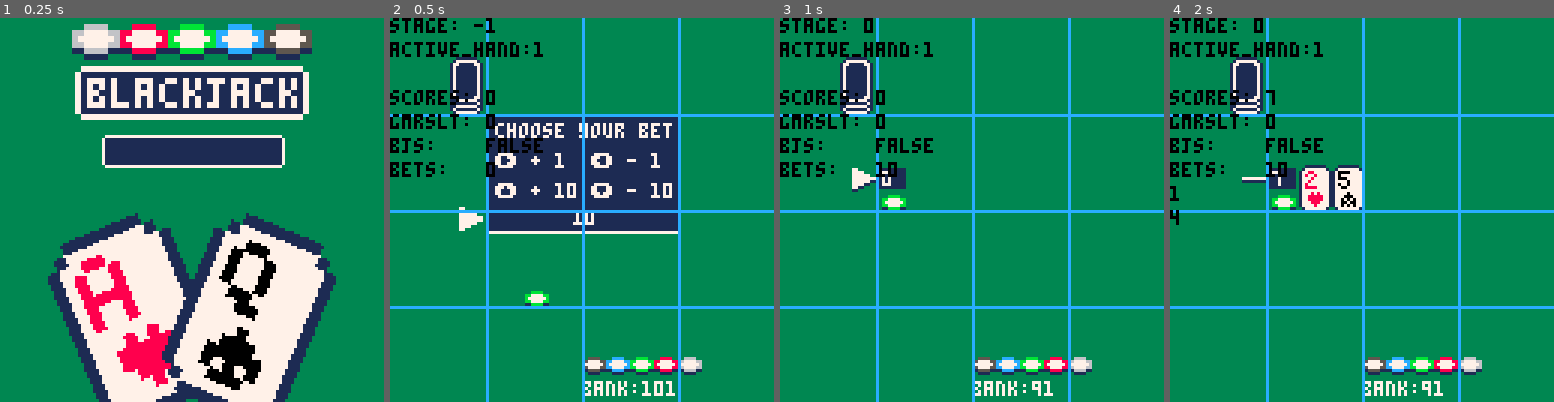
Above: before the commit, frames 1-4 (left to right).
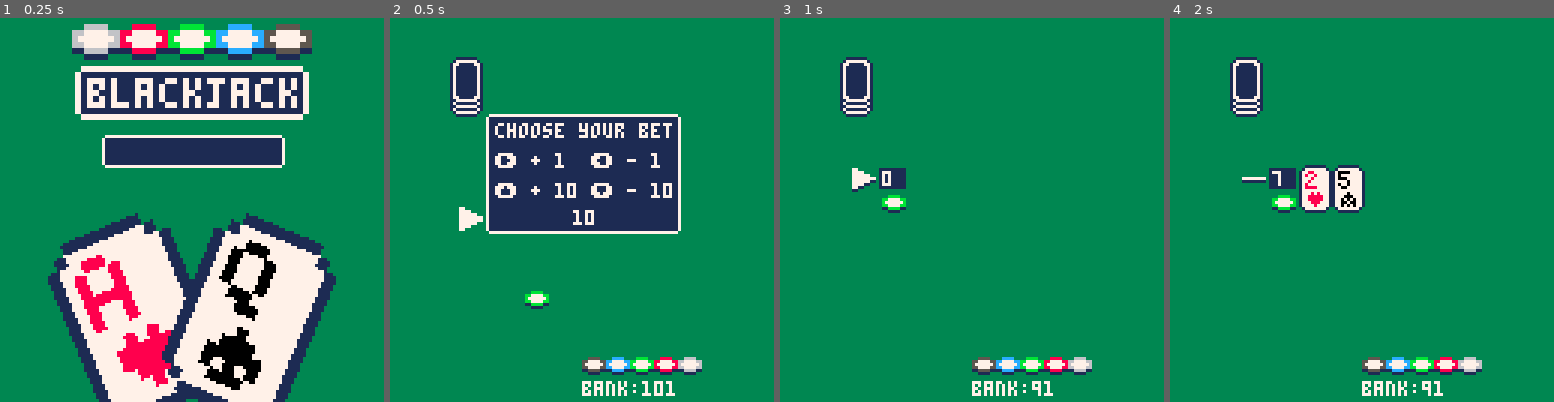
Above: after the commit, the same moments.

Repository: UA-koval/blackjack-pico-8
Game: PICO-8 cartridge blackjack.p8
The game is run twice, just before and just after one commit, with the same random seed, the same clock (stepped at 60 frames per second) and the same inputs.
Inputs:
- Up to frame 1 (0.25 s): no input
- Up to frame 2 (0.5 s): tap X (X key) at 0.33 s
- Up to frame 3 (1 s): tap O (Z key) at 0.7 s
- Up to frame 4 (2 s): tap X (X key) at 1.07, 1.85 s; hold Right from 1.6 s (still down); tap O (Z key) at 1.7 s

Frame 1 is identical in both runs. In frame 2, 7.1% of the frame differs, in the area x 0-100%, y 0-100%; in frame 3, 7.1%; in frame 4, 7.2%.

Commit message:
Changed UI

Diff:
--- a/blackjack.p8
+++ b/blackjack.p8
@@ -53,15 +53,15 @@
 betsizex=62   betsizey=37
 -- game result window
 endscreenx=23 endscreeny=46
-endscreensx=82 endscreensy=18
+endscreensx=82 endscreensy=17
 
 -- graphics vars
 cursor_anim_frame = 0
 tempbet = 10
 text_on=false
 
-debug=true
-grid=true
+debug=false
+grid=false
 -->8
 -- game logic functions
 function reset_game()
